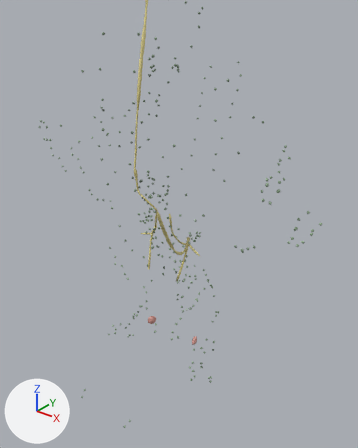
The glTF model public/models/lymphatic.glb: old version first, new version second.
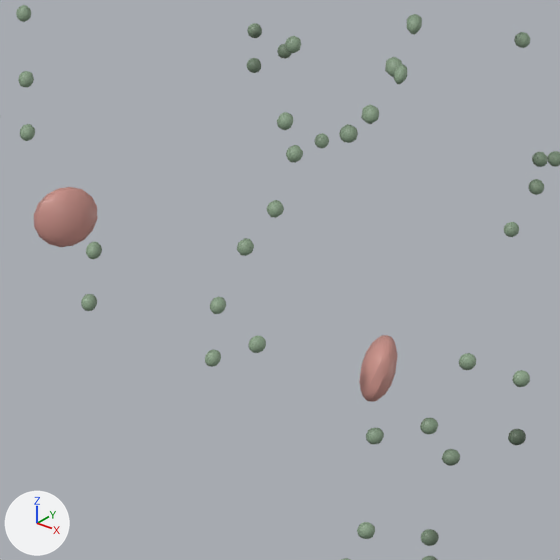
Each version appears first from a 50 mm lens placed at (313.0, -265.0, -1100.0), pointed at (-27.0, 160.0, -1363.0), and next in a close-up on the part from 40% to 61% of the width and 65% to 82% of the height. The axes (+X, +Y, +Z) are drawn at lower left. The lights are the same throughout. The last two pictures show the newer version.

Names of what the first close-up shows: 'ZA_Intraglandular_parotid_nodes_l', 'ZA_Lateral_superior_jugular_node_l', 'ZA_Palatine_tonsil_l', 'ZA_Palatine_tonsil_r', 'ZA_Superficial_lateral_cervical_nodes_l', 'ZA_Superficial_parotid_nodes_l' and 11 more.
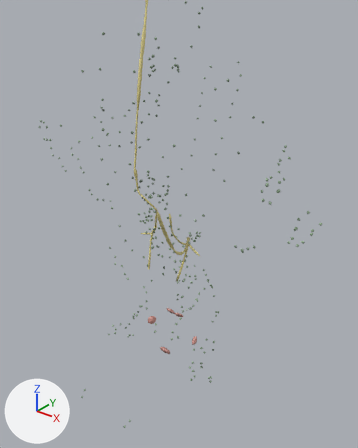
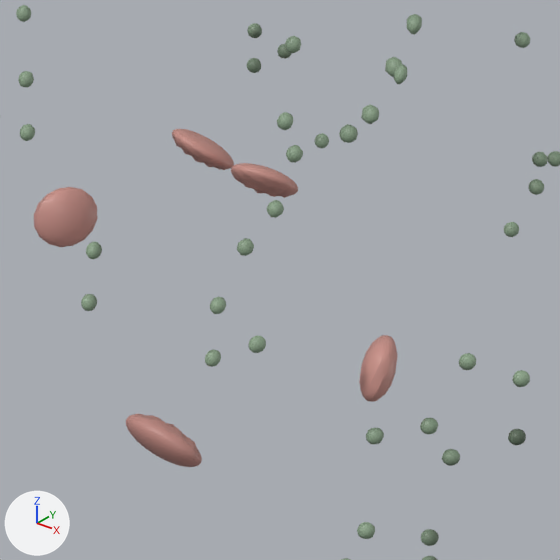
Pixel boxes (x1, y1, x2, y2) of what changed, in the close-ups (560 x 560 px):
'ZA_Lingual_tonsil', added (brown)
    after: (172, 129, 298, 198)
'ZA_Pharyngeal_tonsil', added (brown)
    after: (126, 414, 202, 467)

Edits to the bpy script that builds the scene:
```text
Add mat_defaultmaterial_173:
    mat_defaultmaterial_173 = bpy.data.materials.new('DefaultMaterial.173')
    mat_defaultmaterial_173.use_nodes = True; mat_defaultmaterial_173.node_tree.nodes.clear()
    _N = mat_defaultmaterial_173.node_tree.nodes; _L = mat_defaultmaterial_173.node_tree.links
    n0 = _N.new('ShaderNodeOutputMaterial'); n0.name = 'Material Output'
    n1 = _N.new('ShaderNodeBsdfPrincipled'); n1.name = 'Principled BSDF'
    n2 = _N.new('ShaderNodeVertexColor'); n2.name = 'Color Attribute'
    _L.new(n1.outputs[0], n0.inputs[0])  # 'BSDF' to 'Surface'
    _L.new(n2.outputs[0], n1.inputs[0])  # 'Color' to 'Base Color'
Add mat_defaultmaterial_172:
    mat_defaultmaterial_172 = bpy.data.materials.new('DefaultMaterial.172')
    mat_defaultmaterial_172.use_nodes = True; mat_defaultmaterial_172.node_tree.nodes.clear()
    _N = mat_defaultmaterial_172.node_tree.nodes; _L = mat_defaultmaterial_172.node_tree.links
    n0 = _N.new('ShaderNodeOutputMaterial'); n0.name = 'Material Output'
    n1 = _N.new('ShaderNodeBsdfPrincipled'); n1.name = 'Principled BSDF'
    n2 = _N.new('ShaderNodeVertexColor'); n2.name = 'Color Attribute'
    _L.new(n1.outputs[0], n0.inputs[0])  # 'BSDF' to 'Surface'
    _L.new(n2.outputs[0], n1.inputs[0])  # 'Color' to 'Base Color'
Add me_za_lingual_tonsil:
    me_za_lingual_tonsil.from_pydata(...)  # 964 vertices, 1920 faces; spans x -11.9..12.4, y 112.1..122.4, z -1462.5..-1452.8
    me_za_lingual_tonsil.materials.append(mat_defaultmaterial_173)
Add me_za_pharyngeal_tonsil:
    me_za_pharyngeal_tonsil.from_pydata(...)  # 482 vertices, 960 faces; spans x -7.5..7.5, y 94.8..103.0, z -1508.4..-1498.2
    me_za_pharyngeal_tonsil.materials.append(mat_defaultmaterial_172)
Add ob_za_lingual_tonsil:
    ob_za_lingual_tonsil = bpy.data.objects.new('ZA_Lingual_tonsil', me_za_lingual_tonsil)
    ob_za_lingual_tonsil.location = (0.0, 0.0, 0.0)
Add ob_za_pharyngeal_tonsil:
    ob_za_pharyngeal_tonsil = bpy.data.objects.new('ZA_Pharyngeal_tonsil', me_za_pharyngeal_tonsil)
    ob_za_pharyngeal_tonsil.location = (0.0, 0.0, 0.0)
```
